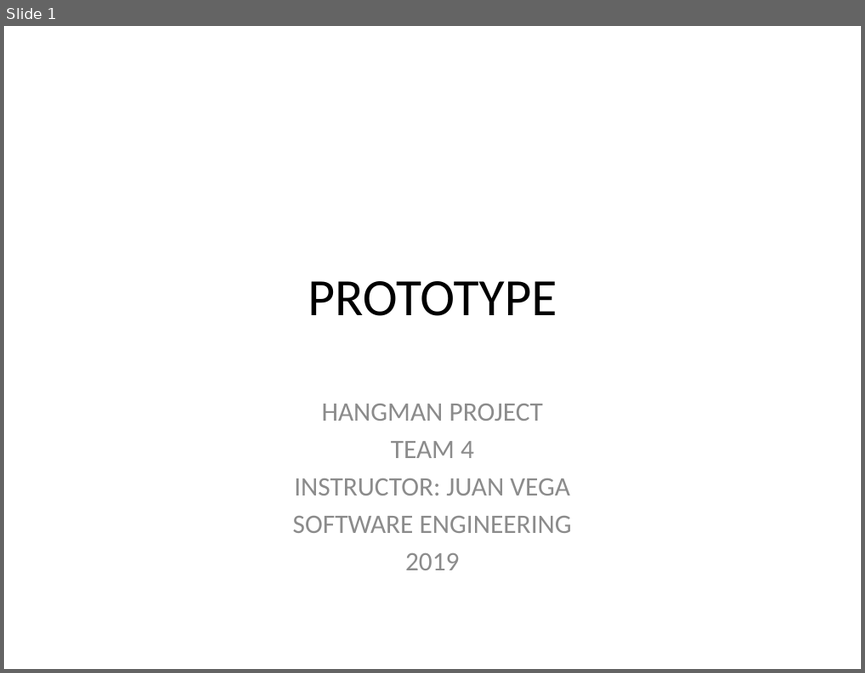
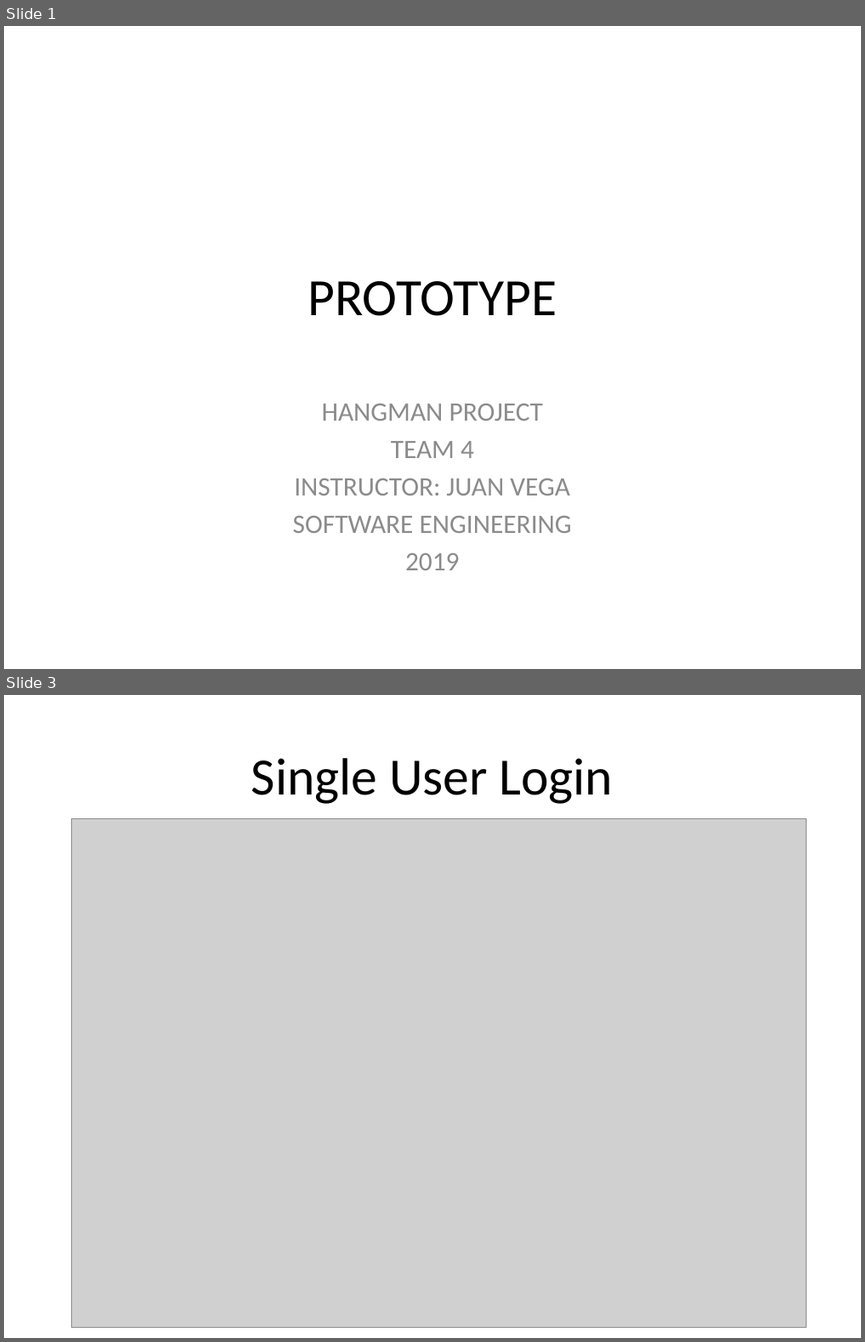
Before and after one commit to mjanny1/Hangman, a slide deck: TEAM4_PROTOTYPE.pptx. Shown one above the other, each under a label of ours: slide 1 before the commit, slides 1 and 3 after it; the slides between them are not shown. The pictures are 865x673 and 865x1342 pixels, drawn with LibreOffice and Linux fonts; fonts in the diff are those of the drawing; grey boxes stand for pictures. Boxes give left, top, right and bottom in pixels: in the first picture for what was removed or moved away, otherwise in the second. Text is boxed around its words. In the diff, an @@ line names an element or a change of style, - is before the commit and + after.

```diff
--- a/TEAM4_PROTOTYPE.pptx
+++ b/TEAM4_PROTOTYPE.pptx
@@ slide 3 added at <box>4,695,861,1338</box>, background #FFFFFF @@
@@ title added at <box>251,758,613,804</box>, 44 pt, text #000000 @@
+Single User Login
@@ picture added at <box>72,818,806,1327</box> @@
```
Also in this commit, not shown: 1 slide changed, 1 other slide added.
